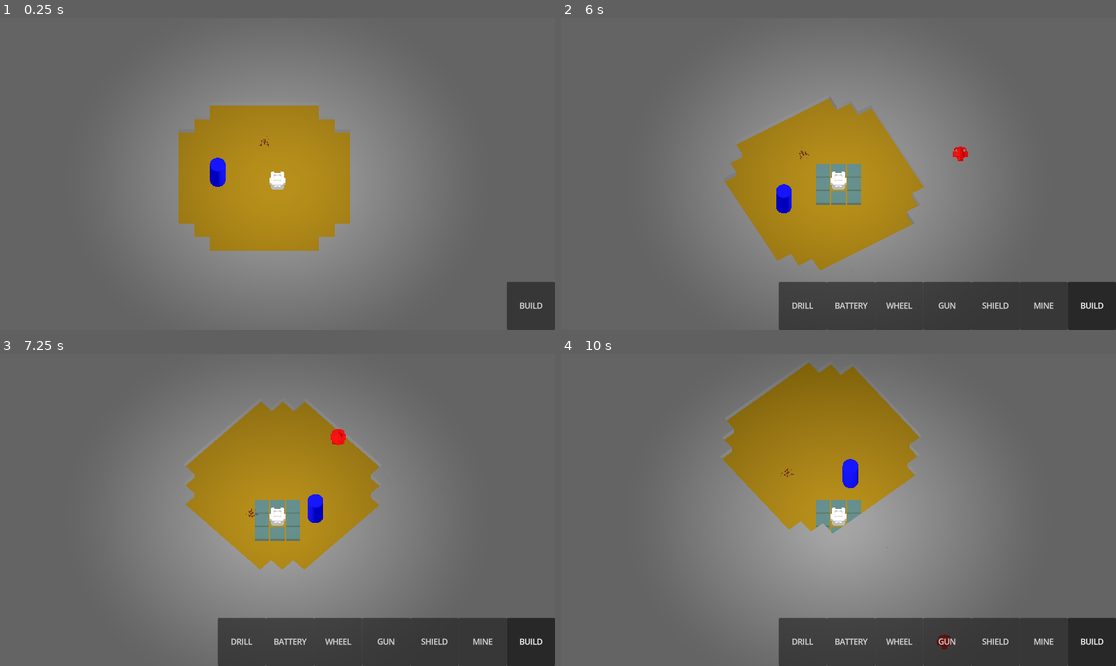
Above: before the commit, frames 1-4 (two rows, left to right).
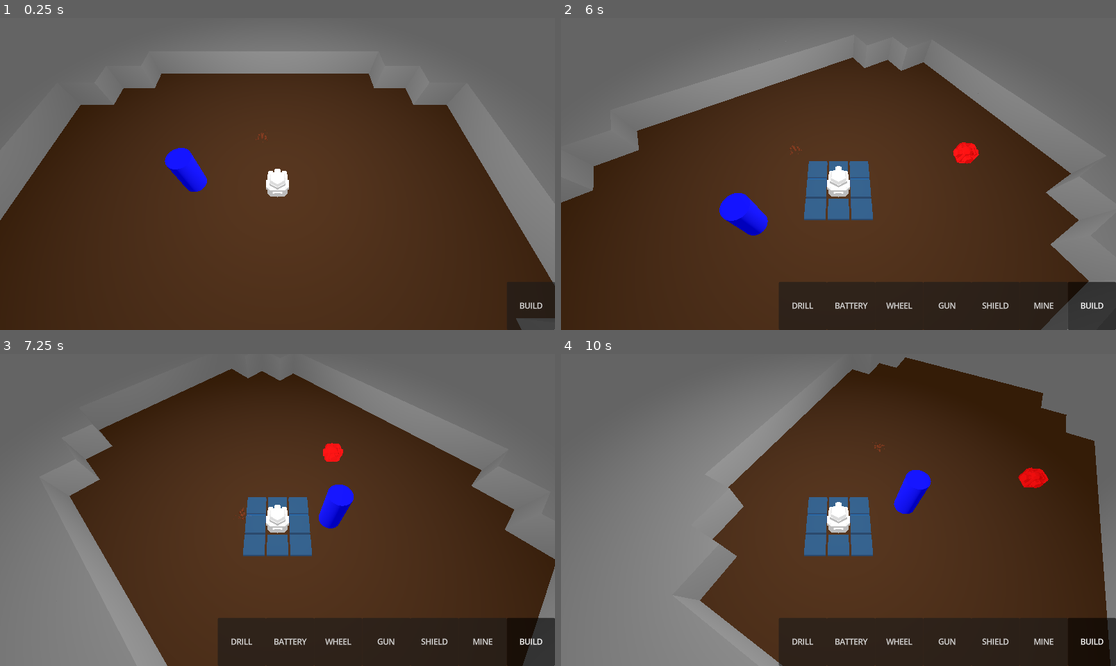
Above: after the commit, the same moments.

Repository: HedgeLizards/major
Game: Godot game, scene res://scenes/world.tscn
Same seed, same stepped clock (60 frames per second), same inputs: the game is played once before the commit and once after it. This scene is started directly instead of the project's main scene.
Inputs (mouse positions are in pixels of both pictures, inside the frame that each line leads up to):
- Up to frame 1 (0.25 s): no input
- Up to frame 2 (6 s): click "BUILD" at 0.5 s; click "DRILL" at 1.25 s; click "BATTERY" at 2 s; click "WHEEL" at 2.75 s; click "GUN" at 3.5 s; click "SHIELD" at 4.25 s; click "MINE" at 5 s; tap Enter at 5.75 s; move the mouse to (960, 158) at 5.77 s; hold D (right) from 5.78 s (still down); tap F (fire) at 5.85 s; click (960, 158) at 5.92 s
- Up to frame 3 (7.25 s): move the mouse to (166, 525) at 6.52 s; release D (right) at 6.53 s; hold S (backward) from 6.53 s (still down); tap T (sound_swap) at 6.6 s
- Up to frame 4 (10 s): move the mouse to (894, 441) at 7.27 s; release S (backward) at 7.28 s; hold D (right) 7.28-8.03 s; tap F (fire) at 7.35, 8.85 s; move the mouse to (810, 572) at 8.02 s; hold W (forward) 8.03-8.78 s; tap T (sound_swap) at 8.1, 9.6 s; click (810, 572) at 8.17 s; move the mouse to (1005, 556) at 8.77 s; hold A (left) from 8.78 s (still down); move the mouse to (672, 463) at 9.52 s

The runs differ from the first frame. In frame 1, 71% of the frame differs, in the area x 0-100%, y 17-100%; in frame 2, 67%; in frame 3, 67%; in frame 4, 67%.

Commit message:
Headbop

Diff:
--- /dev/null
+++ b/scenes/head.tscn
@@ -0,0 +1,12 @@
+[gd_scene load_steps=3 format=3 uid="uid://d11d26auk6is0"]
+
+[ext_resource type="PackedScene" uid="uid://clk16uh5nlmkl" path="res://models/Modules/Head.gltf" id="1_0t4an"]
+
+[sub_resource type="StandardMaterial3D" id="StandardMaterial3D_gmm4e"]
+cull_mode = 2
+
+[node name="Head" instance=ExtResource("1_0t4an")]
+
+[node name="Sphere" parent="." index="0"]
+transform = Transform3D(2.42998, 0, 0, 0, 2.25, 0, 0, 0, 2.5, 2.08165e-12, 2.08165e-12, 2.08165e-12)
+material_override = SubResource("StandardMaterial3D_gmm4e")
--- a/scenes/vehicle.tscn
+++ b/scenes/vehicle.tscn
@@ -1,10 +1,47 @@
-[gd_scene load_steps=9 format=3 uid="uid://dukdcih3ch01f"]
+[gd_scene load_steps=13 format=3 uid="uid://dukdcih3ch01f"]
 
+[ext_resource type="PackedScene" uid="uid://d11d26auk6is0" path="res://scenes/head.tscn" id="2_2ftb2"]
 [ext_resource type="Script" path="res://code/Vehicle.gd" id="2_ewdcd"]
 [ext_resource type="Script" path="res://code/playerinput.gd" id="3_8kft6"]
 [ext_resource type="PackedScene" uid="uid://bs0x170nmf570" path="res://scenes/core.tscn" id="3_ac747"]
 [ext_resource type="PackedScene" uid="uid://byo5lsrymng5k" path="res://scenes/bgm.tscn" id="4_m7n3s"]
 [ext_resource type="PackedScene" uid="uid://faxdrvsdtivq" path="res://scenes/sfx.tscn" id="5_f8oks"]
+
+[sub_resource type="Animation" id="Animation_mi8mg"]
+resource_name = "Headbop"
+length = 0.5
+loop_mode = 1
+tracks/0/type = "bezier"
+tracks/0/imported = false
+tracks/0/enabled = true
+tracks/0/path = NodePath("Body/Head:position:y")
+tracks/0/interp = 1
+tracks/0/loop_wrap = true
+tracks/0/keys = {
+"handle_modes": PackedInt32Array(0, 0, 0),
+"points": PackedFloat32Array(0.9, -0.25, 0, 0.25, 0, 0.7, -0.25, 0, 0.25, 0, 0.9, -0.25, 0, 0.25, 0),
+"times": PackedFloat32Array(0, 0.25, 0.5)
+}
+
+[sub_resource type="Animation" id="Animation_w87bd"]
+length = 0.001
+tracks/0/type = "bezier"
+tracks/0/imported = false
+tracks/0/enabled = true
+tracks/0/path = NodePath("Body/Head:position:y")
+tracks/0/interp = 1
+tracks/0/loop_wrap = true
+tracks/0/keys = {
+"handle_modes": PackedInt32Array(0),
+"points": PackedFloat32Array(0.9, -0.25, 0, 0.25, 0),
+"times": PackedFloat32Array(0)
+}
+
+[sub_resource type="AnimationLibrary" id="AnimationLibrary_ye46k"]
+_data = {
+"Headbop": SubResource("Animation_mi8mg"),
+"RESET": SubResource("Animation_w87bd")
+}
 
 [sub_resource type="SceneReplicationConfig" id="SceneReplicationConfig_34npo"]
 properties/0/path = NodePath(".:position")
@@ -36,11 +73,19 @@
 
 [node name="Camera3D" type="Camera3D" parent="."]
 transform = Transform3D(1, -6.50845e-16, 1.74393e-16, 1.74393e-16, 0.5, 0.866025, -6.50845e-16, -0.866026, 0.5, 2.08165e-12, 8, 4.083)
-projection = 1
-fov = 37.8493
 size = 20.0
 
 [node name="Body" type="Node3D" parent="."]
+
+[node name="Head" parent="Body" instance=ExtResource("2_2ftb2")]
+transform = Transform3D(-6.55671e-08, -5.2318e-16, -1.5, 5.2318e-16, 1.5, -5.2318e-16, 1.5, -5.2318e-16, -6.55671e-08, 2.08165e-12, 0.9, 2.08165e-12)
+
+[node name="Headbop" type="AnimationPlayer" parent="Body/Head"]
+root_node = NodePath("../../..")
+autoplay = "Headbop"
+libraries = {
+"": SubResource("AnimationLibrary_ye46k")
+}
 
 [node name="Core" parent="Body" instance=ExtResource("3_ac747")]
 
--- a/scenes/world.tscn
+++ b/scenes/world.tscn
@@ -14,7 +14,7 @@
 size = Vector2(200, 300)
 
 [sub_resource type="StandardMaterial3D" id="StandardMaterial3D_leg26"]
-albedo_color = Color(0.639216, 0.494118, 0.0431373, 1)
+albedo_color = Color(0.290196, 0.168627, 0.0705882, 1)
 
 [sub_resource type="StandardMaterial3D" id="StandardMaterial3D_sdyhi"]
 albedo_color = Color(0, 0, 1, 1)
@@ -54,4 +54,5 @@
 mesh_library = SubResource("MeshLibrary_l5dm3")
 
 [node name="Environment" type="Node3D" parent="."]
+transform = Transform3D(2, 0, 0, 0, 3, 0, 0, 0, 1.5, 0, 0, 0)
 script = ExtResource("4_c36pg")
Not shown, changed: models/Modules/Head.gltf
Not shown: 1 places in scenes/world.tscn that only renumber resources
